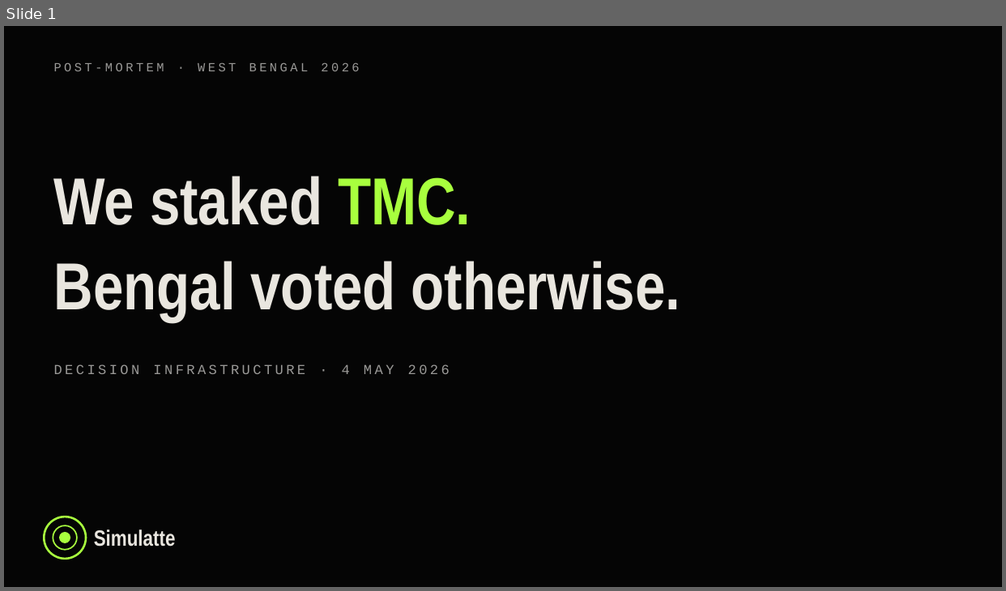
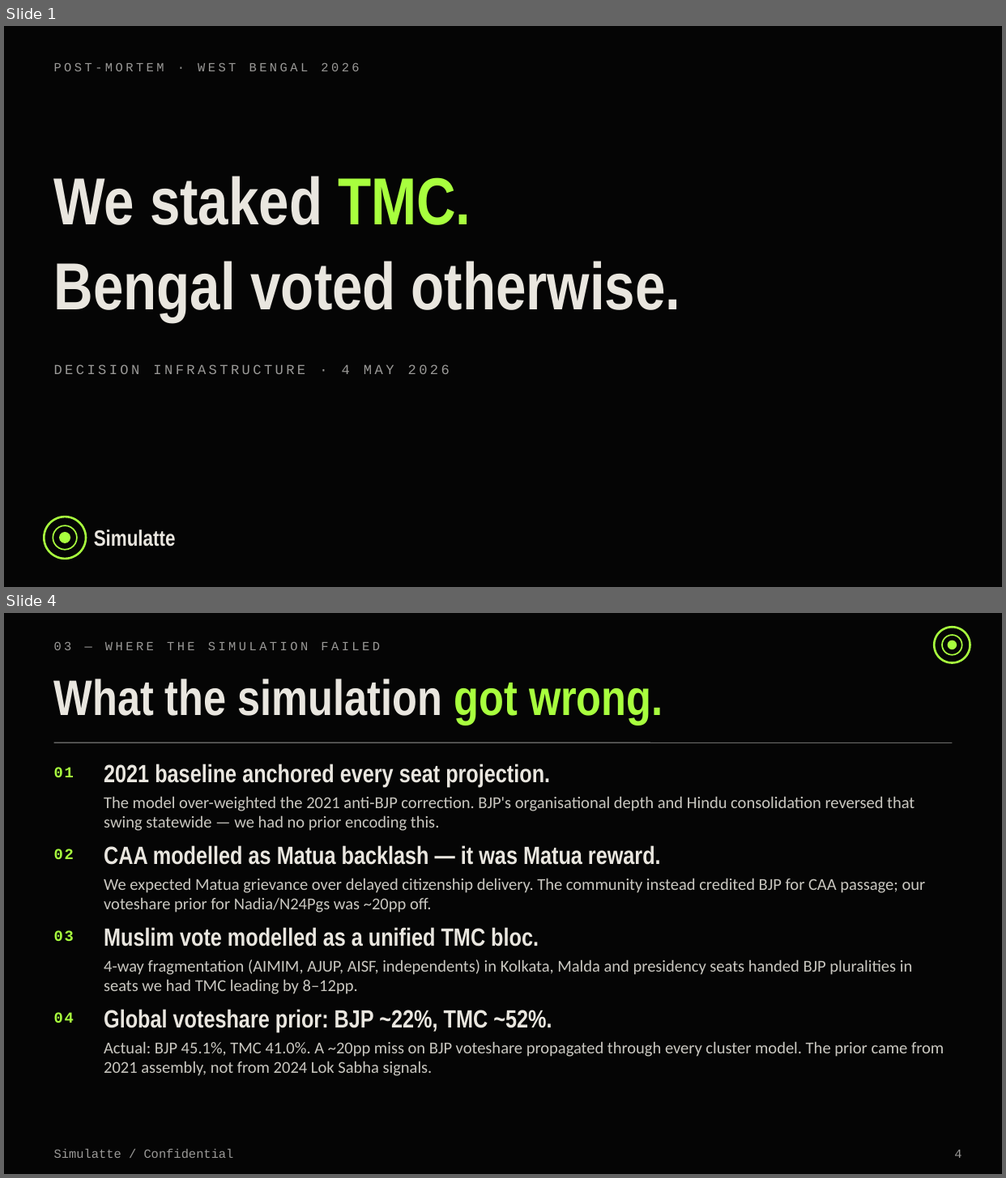
Before and after one commit to Iqbalahmed7/simulatte-popscale, a slide deck: engineering/wb_2026_postmortem_deck.pptx. Shown one above the other, each under a label of ours: slide 1 before the commit, slides 1 and 4 after it; the slides between them are not shown. The pictures are 1006x591 and 1006x1178 pixels, drawn with LibreOffice and Linux fonts; fonts in the diff are those of the drawing. Boxes give left, top, right and bottom in pixels: in the first picture for what was removed or moved away, otherwise in the second. Text is boxed around its words. In the diff, an @@ line names an element or a change of style, - is before the commit and + after.

```diff
--- a/engineering/wb_2026_postmortem_deck.pptx
+++ b/engineering/wb_2026_postmortem_deck.pptx
@@ slide 4 added at <box>4,613,1002,1174</box>, background #050505 @@
@@ ellipse added at <box>934,627,970,663</box>, fill #050505, outline #A8FF3E 1.5 pt @@
@@ ellipse added at <box>942,635,962,655</box>, fill #050505, outline #A8FF3E 1 pt @@
@@ text added at <box>54,641,380,650</box>, 9 pt, text #9A9997 @@
+03 — WHERE THE SIMULATION FAILED
@@ ellipse added at <box>948,641,956,649</box>, fill #A8FF3E, outline #A8FF3E 1 pt @@
@@ text added at <box>54,679,663,725</box>, 36 pt, text #E9E6DF, bold @@
+What the simulation got wrong.
@@ line added from (54, 743) to (952, 743), #9A9997 0.5 pt @@
@@ text added at <box>54,767,74,777</box>, 11 pt, text #A8FF3E, bold @@
+01
@@ text added at <box>104,764,550,787</box>, 18 pt, text #E9E6DF, bold @@
+2021 baseline anchored every seat projection.
@@ text added at <box>104,796,914,831</box>, 12 pt, text #C9C7C0 @@
+The model over-weighted the 2021 anti-BJP correction. BJP's organisational depth and Hindu consolidation reversed that swing statewide — we had no prior encoding this.
@@ text added at <box>54,849,74,859</box>, 11 pt, text #A8FF3E, bold @@
+02
@@ text added at <box>104,845,661,865</box>, 18 pt, text #E9E6DF, bold @@
+CAA modelled as Matua backlash — it was Matua reward.
@@ text added at <box>104,878,926,913</box>, 12 pt, text #C9C7C0 @@
+We expected Matua grievance over delayed citizenship delivery. The community instead credited BJP for CAA passage; our voteshare prior for Nadia/N24Pgs was ~20pp off.
@@ text added at <box>104,927,539,947</box>, 18 pt, text #E9E6DF, bold @@
+Muslim vote modelled as a unified TMC bloc.
@@ text added at <box>54,931,74,942</box>, 11 pt, text #A8FF3E, bold @@
+03
@@ text added at <box>104,960,912,995</box>, 12 pt, text #C9C7C0 @@
+4-way fragmentation (AIMIM, AJUP, AISF, independents) in Kolkata, Malda and presidency seats handed BJP pluralities in seats we had TMC leading by 8–12pp.
@@ text added at <box>54,1012,74,1023</box>, 11 pt, text #A8FF3E, bold @@
+04
@@ text added at <box>104,1009,552,1033</box>, 18 pt, text #E9E6DF, bold @@
+Global voteshare prior: BJP ~22%, TMC ~52%.
@@ text added at <box>104,1041,944,1076</box>, 12 pt, text #C9C7C0 @@
+Actual: BJP 45.1%, TMC 41.0%. A ~20pp miss on BJP voteshare propagated through every cluster model. The prior came from 2021 assembly, not from 2024 Lok Sabha signals.
@@ text added at <box>54,1149,234,1158</box>, 9 pt, text #9A9997 @@
+Simulatte / Confidential
@@ text added at <box>954,1150,961,1158</box>, 9 pt, text #9A9997 @@
+4
```
Also in this commit, not shown: 2 slides changed, 2 other slides added, 12 slides removed, 2 other files.
